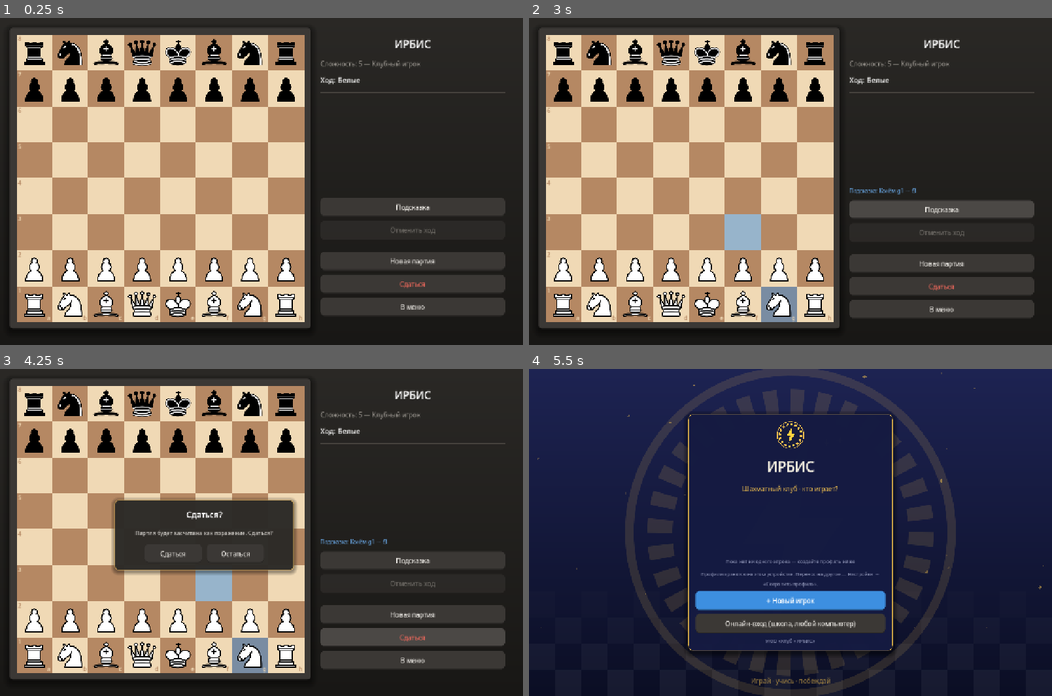
Above: before the commit, frames 1-4 (two rows, left to right).
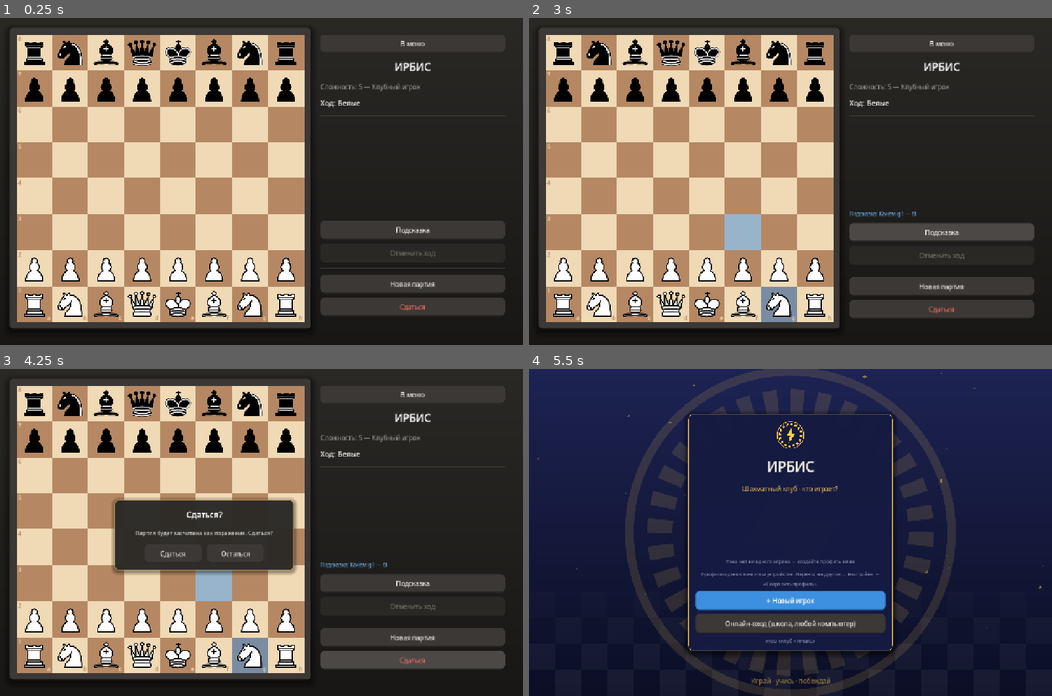
Above: after the commit, the same moments.

Repository: gish4ik1985-crypto/chess-off
Game: Godot game, scene res://scenes/Board.tscn
Same seed, same stepped clock (60 frames per second), same inputs: the game is played once before the commit and once after it. This scene is started directly instead of the project's main scene.
Inputs:
- Up to frame 1 (0.25 s): no input
- Up to frame 2 (3 s): click "В меню" at 0.5 s; click "Новая партия" at 1.25 s; click "Новая партия" at 2 s; click "Подсказка" at 2.75 s
- Up to frame 3 (4.25 s): click "Сдаться" at 3.5 s
- Up to frame 4 (5.5 s): click "Сдаться" at 4.25 s; click "В меню" at 5 s

The runs differ from the first frame. In frame 1, 3.8% of the frame differs, in the area x 61-97%, y 6-90%; in frame 2, 5.5%, in the area x 61-97%, y 6-91%; in frame 3, 3.8%; in frame 4, nothing differs.

Commit message:
Кнопки «Назад» наверх, три уровня «Что изменилось?», исправление регистрации в вебе
- «Назад» вверху: плавающая кнопка в левом верхнем углу (Настройки, Школа), первой строкой в подменю
  меню, в боковых панелях партии и задач
- «Что изменилось?»: лёгкий (найти клетку «куда»), средний (откуда и куда, фигуры скрыты 3 с),
  сложный (доска закрыта до ответа); 5 верных подряд повышают уровень сами; уровень выбирается в Школе
- Облако: ник занимается через POST (createDocument), запись карточки — через :commit; без PATCH, который
  в браузере давал «нет связи»; если у аккаунта нет ника, при входе игра предлагает его выбрать
- Тесты: TestSpotLevels, TestNav; плавающая кнопка и фон входа допущены в проверке вёрстки

Co-Authored-By: Claude Sonnet 5.5 <noreply@anthropic.com>

Diff:
--- /dev/null
+++ b/scenes/tools/TestSpotLevels.tscn
@@ -0,0 +1,6 @@
+[gd_scene load_steps=2 format=3]
+
+[ext_resource type="Script" path="res://scripts/tools/test_spot_levels.gd" id="1"]
+
+[node name="TestSpotLevels" type="Node"]
+script = ExtResource("1")
--- a/scripts/Board.gd
+++ b/scripts/Board.gd
@@ -129,8 +129,14 @@
 # "patience": свой ход разрешён только после паузы на обдумывание; ходы,
 #         сделанные не сразу, копят серию «очков мудрости», зевок сжигает её.
 var school := ""
-const SPOT_FLASH_MS := 1200 # сколько миллисекунд фигуры «исчезают» после хода ИИ
-const SPOT_TRIES := 2 # попыток угадать клетку, потом показываем ответ
+# Уровни «Что изменилось?»: 1 — фигуры исчезают на 1,2 с, нужно найти клетку, КУДА сходил соперник;
+# 2 — на 3 с, нужно показать ОТКУДА и КУДА (два клика); 3 — доска закрыта, пока не ответишь (по памяти).
+const SPOT_FLASH_MS_BY_LEVEL := {1: 1200, 2: 3000, 3: 0}
+const SPOT_TRIES := 2 # попыток на ход, потом показываем ответ
+const SPOT_LEVEL_UP_STREAK := 5 # верных ответов подряд — и уровень растёт
+var spot_level := 1
+var spot_stage := 0 # 0 — ждём клетку «откуда» (уровни 2–3) или «куда» (уровень 1); 1 — ждём «куда»
+var spot_from_pick = null # Vector2i: выбранная клетка «откуда»
 var patience_lock_ms := 10000 # пауза перед ходом (из Profile.school_patience_seconds)
 var awaiting_spot := false # ждём клик-ответ «куда сходил соперник?»
 var spot_flash_until := 0 # ms; пока не наступило — фигуры скрыты
@@ -143,6 +149,8 @@
 var wisdom_streak := 0
 
 func _ready() -> void:
+	# кнопка выхода — наверху панели: на планшете и телефоне не нужно листать вниз
+	$UI/SidePanel/Content.move_child($UI/SidePanel/Content/MenuButton, 0)
 	if not Themes.is_neon():
 		$UI/SidePanel/Content.add_theme_constant_override("separation", 10) # кнопки темы выше неоновых
 	if Global.small_screen:
@@ -261,7 +269,8 @@
 		Global.difficulty = ai.level
 		map_button.visible = false
 		if school == "spot":
-			turn_label.text = "🔍 Что изменилось? После хода соперника фигуры исчезнут — запомни и покажи, куда он сходил!"
+			spot_level = clampi(Profile.school_spot_level, 1, 3)
+			turn_label.text = _spot_intro()
 		else:
 			patience_lock_ms = clampi(Profile.school_patience_seconds, 3, 60) * 1000
 			turn_label.text = "🐢 Школа терпения: ход откроется после паузы %d с. Обдуманные ходы копят ⭐, зевок сжигает серию!" % (patience_lock_ms / 1000)
@@ -954,14 +963,32 @@
 		awaiting_spot = true
 		spot_total += 1
 		spot_tries_left = SPOT_TRIES
-		spot_flash_until = Time.get_ticks_msec() + SPOT_FLASH_MS
-		_show_speech("✨ Фигуры спрятались! Куда сходил соперник? Нажми на клетку.", true)
+		spot_stage = 0
+		spot_from_pick = null
+		spot_flash_until = Time.get_ticks_msec() + int(SPOT_FLASH_MS_BY_LEVEL[spot_level])
+		_show_speech(_spot_question(), true)
 		board_draw.queue_redraw()
 	elif school == "patience":
 		patience_unlock_ms = Time.get_ticks_msec() + patience_lock_ms
 
 func _spot_flash_active() -> bool:
-	return school == "spot" and Time.get_ticks_msec() < spot_flash_until
+	if school != "spot":
+		return false
+	if spot_level == 3 and awaiting_spot:
+		return true # «вслепую»: фигуры вернутся только после ответа
+	return Time.get_ticks_msec() < spot_flash_until
+
+func _spot_intro() -> String:
+	match spot_level:
+		1: return "🔍 Что изменилось? Фигуры на миг исчезнут — найди клетку, КУДА сходил соперник."
+		2: return "🔍 Средний уровень: после хода соперника покажи, ОТКУДА и КУДА он сходил — по очереди две клетки."
+	return "🔍 Сложный уровень: доска закрыта. Назови ход соперника по памяти — откуда и куда."
+
+func _spot_question() -> String:
+	match spot_level:
+		1: return "✨ Фигуры спрятались! Куда сходил соперник? Нажми на клетку."
+		2: return "✨ Фигуры спрятались! Сначала нажми клетку, ОТКУДА сходил соперник, потом — КУДА."
+	return "🕶 Доска закрыта! По памяти: нажми клетку, ОТКУДА сходил соперник, затем — КУДА."
 
 # Пока идёт вопрос «куда сходил соперник?», подсветку и стрелку последнего
 # хода рисовать нельзя — иначе ответ виден на доске.
@@ -989,21 +1016,52 @@
 func _spot_handle_click(sq) -> void:
 	if sq == null or engine.last_move == null:
 		return
-	if Time.get_ticks_msec() < spot_flash_until:
+	if Time.get_ticks_msec() < spot_flash_until and spot_level < 3:
 		return # фигуры ещё спрятаны — ждём конца вспышки
-	if sq == engine.last_move.to:
-		spot_hits += 1
-		awaiting_spot = false
-		_show_speech("🎯 Точно! Найдено ходов: %d из %d. Теперь твой ход." % [spot_hits, spot_total], true)
-		board_draw.queue_redraw()
+	var want = engine.last_move.to
+	var stage_name := "КУДА"
+	if spot_level >= 2 and spot_stage == 0:
+		want = engine.last_move.from
+		stage_name = "ОТКУДА"
+	if sq == want:
+		if spot_level >= 2 and spot_stage == 0:
+			spot_stage = 1
+			spot_from_pick = sq
+			_show_speech("Верно, оттуда! Теперь нажми клетку, КУДА он пошёл.", true)
+			board_draw.queue_redraw()
+			return
+		_spot_success()
 		return
 	spot_tries_left -= 1
 	if spot_tries_left > 0:
-		_show_speech("Не тут. Посмотри ещё раз — куда сходил соперник? (осталась %d попытка)" % spot_tries_left, true)
+		_show_speech("Не тут. Подумай ещё — %s сходил соперник? (осталась %d попытка)" % [stage_name, spot_tries_left], true)
 	else:
-		awaiting_spot = false
-		_show_speech("Вот его ход — смотри на стрелку! Найдено: %d из %d. Твой ход." % [spot_hits, spot_total], true)
-		board_draw.queue_redraw()
+		_spot_fail()
+
+func _spot_success() -> void:
+	spot_hits += 1
+	awaiting_spot = false
+	spot_stage = 0
+	spot_from_pick = null
+	Profile.school_spot_streak += 1
+	var txt := "🎯 Точно! Найдено ходов: %d из %d. Теперь твой ход." % [spot_hits, spot_total]
+	if Profile.school_spot_streak >= SPOT_LEVEL_UP_STREAK and spot_level < 3:
+		spot_level += 1
+		Profile.school_spot_level = spot_level
+		Profile.school_spot_streak = 0
+		txt = "🚀 %d верных подряд — уровень повышен!\n%s" % [SPOT_LEVEL_UP_STREAK, _spot_intro()]
+	Profile.request_save()
+	_show_speech(txt, true)
+	board_draw.queue_redraw()
+
+func _spot_fail() -> void:
+	awaiting_spot = false
+	spot_stage = 0
+	spot_from_pick = null
+	Profile.school_spot_streak = 0
+	Profile.request_save()
+	_show_speech("Вот его ход — смотри на стрелку! Найдено: %d из %d. Твой ход." % [spot_hits, spot_total], true)
+	board_draw.queue_redraw()
 
 # Начисление «очков мудрости» при собственном ходе в «Школе терпения».
 func _school_on_player_move() -> void:
@@ -1501,6 +1559,10 @@
 		board_draw.draw_rect(Rect2(_square_to_pixel(hint_from), Vector2(SQUARE, SQUARE)), Themes.hl_hint(), true)
 		board_draw.draw_rect(Rect2(_square_to_pixel(hint_to), Vector2(SQUARE, SQUARE)), Themes.hl_hint(), true)
 
+	# «Что изменилось?»: выбранная клетка «откуда» остаётся подсвеченной, пока ждём «куда»
+	if school == "spot" and awaiting_spot and spot_from_pick != null:
+		board_draw.draw_rect(Rect2(_square_to_pixel(spot_from_pick), Vector2(SQUARE, SQUARE)), Themes.hl_select(), true)
+
 	# selection + legal targets
 	if selected_square != null:
 		var pos = _square_to_pixel(selected_square)
@@ -1533,7 +1595,10 @@
 		board_draw.draw_string(fog_font, BOARD_ORIGIN + Vector2(60, 4 * SQUARE), "☁  ТУМАН — ходите по памяти!  ☁", HORIZONTAL_ALIGNMENT_CENTER, int(8 * SQUARE - 120), 26, Themes.ink(Color(0.85, 0.92, 1.0, 0.9)))
 	elif spot_flash:
 		var flash_font = ThemeDB.fallback_font
-		board_draw.draw_string(flash_font, BOARD_ORIGIN + Vector2(60, 4 * SQUARE), "✨  Куда сходил соперник?  ✨", HORIZONTAL_ALIGNMENT_CENTER, int(8 * SQUARE - 120), 26, Themes.ink(Color(1.0, 0.9, 0.5, 0.95)))
+		var flash_text := "✨  Куда сходил соперник?  ✨"
+		if spot_level >= 2:
+			flash_text = ("🕶  Доска закрыта: %s?  🕶" if spot_level == 3 else "✨  %s сходил соперник?  ✨") % ("КУДА" if spot_stage == 1 else "ОТКУДА")
+		board_draw.draw_string(flash_font, BOARD_ORIGIN + Vector2(60, 4 * SQUARE), flash_text, HORIZONTAL_ALIGNMENT_CENTER, int(8 * SQUARE - 120), 26, Themes.ink(Color(1.0, 0.9, 0.5, 0.95)))
 	for r in range(8):
 		for f in range(8):
 			if xray_fog or spot_flash:
--- a/scripts/Cloud.gd
+++ b/scripts/Cloud.gd
@@ -140,17 +140,24 @@
 	var res := await _auth("signUp", mail, password)
 	if not res.ok:
 		return res
-	var claim := await _http(HTTPClient.METHOD_PATCH,
-		_doc_url("nicks/" + nick_key(wanted_nick).uri_encode()) + "?currentDocument.exists=false",
-		{"fields": {"uid": _to_fs(uid)}}, true)
+	var claim := await claim_nick(wanted_nick)
 	if not claim.ok:
 		await _delete_current_account()
-		if int(claim.code) == 409 or int(claim.code) == 412:
-			return {"ok": false, "error": "Ник «%s» уже занят. Выберите другой." % wanted_nick.strip_edges()}
-		return {"ok": false, "error": _friendly(claim)}
-	nick = wanted_nick.strip_edges()
-	_save_session()
+		return claim
 	return {"ok": true, "error": ""}
+
+# Занимает ник за текущим аккаунтом. Создание документа (POST) вместо записи поверх (PATCH): так занятый
+# ник даёт 409, а в браузере не нужен метод PATCH, с которым у веб-запросов Godot бывают сбои.
+func claim_nick(wanted_nick: String) -> Dictionary:
+	var url := _doc_url("nicks") + "?documentId=" + nick_key(wanted_nick).uri_encode()
+	var r := await _http(HTTPClient.METHOD_POST, url, {"fields": {"uid": _to_fs(uid)}}, true)
+	if r.ok:
+		nick = wanted_nick.strip_edges()
+		_save_session()
+		return {"ok": true, "error": ""}
+	if int(r.code) == 409:
+		return {"ok": false, "error": "Ник «%s» уже занят. Выберите другой." % wanted_nick.strip_edges()}
+	return {"ok": false, "error": _friendly(r)}
 
 func login(mail: String, password: String) -> Dictionary:
 	if not enabled:
@@ -158,14 +165,14 @@
 	var res := await _auth("signInWithPassword", mail, password)
 	if not res.ok:
 		return res
-	# ник берём из карточки игрока; если её нет (регистрация оборвалась), подставляем часть почты
+	# ник берём из карточки игрока; если её нет (регистрация оборвалась на выборе ника), ник ещё не выбран
 	var card := await get_doc("players/" + uid)
 	if card.ok and card.found and String(card.data.get("nick", "")) != "":
 		nick = String(card.data.nick)
 	else:
-		nick = email.get_slice("@", 0).substr(0, 24)
+		nick = "" # окно входа предложит выбрать ник и завершить регистрацию
 	_save_session()
-	return {"ok": true, "error": ""}
+	return {"ok": true, "error": "", "needs_nick": nick == ""}
 
 # Письмо со ссылкой для нового пароля. Firebase отвечает «успешно» и для незарегистрированной почты
 # (чтобы нельзя было выведать, кто играет), поэтому формулировка осторожная.
@@ -285,14 +292,17 @@
 func _doc_url(path: String) -> String:
 	return "https://firestore.googleapis.com/v1/projects/%s/databases/(default)/documents/%s" % [_project, path]
 
-# Записывает (заменяет) документ path полями data. Возвращает {ok, error}.
+# Записывает (заменяет) документ path полями data. Идёт через :commit (POST): так же работает и в
+# браузере, где метод PATCH у запросов Godot ненадёжен. Возвращает {ok, error}.
 func set_doc(path: String, data: Dictionary) -> Dictionary:
 	if not await _ensure_token():
 		return {"ok": false, "error": "Нет входа в облако."}
 	var fields := {}
 	for k in data:
 		fields[k] = _to_fs(data[k])
-	var r := await _http(HTTPClient.METHOD_PATCH, _doc_url(path), {"fields": fields}, true)
+	var root := "projects/%s/databases/(default)/documents/" % _project
+	var url := "https://firestore.googleapis.com/v1/projects/%s/databases/(default)/documents:commit" % _project
+	var r := await _http(HTTPClient.METHOD_POST, url, {"writes": [{"update": {"name": root + path, "fields": fields}}]}, true)
 	return {"ok": r.ok, "error": "" if r.ok else _friendly(r)}
 
 # Читает документ. Возвращает {ok, found, data, error}.
--- a/scripts/Global.gd
+++ b/scripts/Global.gd
@@ -130,6 +130,19 @@
 		if scene == MENU_SCENE:
 			menu_panel = String(t.panel)
 	get_tree().change_scene_to_file(scene)
+
+# Кнопка «← Назад» в левом верхнем углу экрана — всегда на виду, даже если страница длинная и
+# прокручена. Для экранов, где кнопка раньше лежала внизу списка (Настройки, Школа).
+func add_floating_back(screen: Control, on_press: Callable) -> Button:
+	var b := Button.new()
+	b.name = "BackButton" # по Esc нажимается так же, как обычная «Назад»
+	b.text = "← Назад"
+	b.custom_minimum_size = Vector2(140, 48)
+	b.position = Vector2(16, 12)
+	b.z_index = 60
+	b.pressed.connect(on_press)
+	screen.add_child(b)
+	return b
 
 # Откуда пришли ("" — из главного экрана или неизвестно).
 func came_from() -> String:
--- a/scripts/Login.gd
+++ b/scripts/Login.gd
@@ -201,6 +201,7 @@
 		(n as Label).set_meta("brand", true)
 		(n as Label).add_theme_color_override("font_color", Color("#9DA3C4"))
 	_backdrop = Control.new()
+	_backdrop.name = "Backdrop"
 	_backdrop.set_anchors_preset(Control.PRESET_FULL_RECT)
 	_backdrop.mouse_filter = Control.MOUSE_FILTER_IGNORE
 	_backdrop.set_meta("themed", true)
@@ -375,6 +376,7 @@
 	btn_forgot.custom_minimum_size = Vector2(0, 40)
 	box.add_child(btn_forgot)
 	var buttons := [btn_login, btn_reg, btn_forgot]
+	var state := {"needs_nick": false}
 
 	var busy := func(on: bool):
 		for b in buttons:
@@ -395,9 +397,32 @@
 			status.text = String(res.error)
 			busy.call(false)
 			return
+		if res.get("needs_nick", false):
+			# аккаунт есть, но регистрация оборвалась до выбора ника: просим выбрать ник и завершаем
+			state.needs_nick = true
+			reg_box.visible = true
+			btn_login.visible = false
+			btn_reg.text = "Сохранить ник"
+			busy.call(false)
+			status.text = "Аккаунт найден. Осталось придумать ник — он будет виден всем в школе."
+			nick_edit.grab_focus()
+			return
 		await _finish_online_login(Cloud.nick, false, "", status)
 
 	var do_register := func():
+		if state.needs_nick:
+			if not Cloud.valid_nick(nick_edit.text):
+				status.text = "Ник — от 2 до 24 символов."
+				return
+			busy.call(true)
+			status.text = "Сохраняю ник…"
+			var claim: Dictionary = await Cloud.claim_nick(nick_edit.text)
+			if not claim.ok:
+				status.text = String(claim.error)
+				busy.call(false)
+				return
+			await _finish_online_login(Cloud.nick, true, AGE_GROUPS[ages.selected][0], status)
+			return
 		if not reg_box.visible:
 			# первое нажатие открывает поля ника; второе — создаёт аккаунт
 			reg_box.visible = true
--- a/scripts/Menu.gd
+++ b/scripts/Menu.gd
@@ -126,6 +126,13 @@
 	main_vb.move_child(train_b, main_vb.get_child_count() - 1)
 	main_vb.move_child(tourney_b, main_vb.get_child_count() - 1)
 	main_vb.move_child($ContentCenter/MainPanel/VBox/QuitButton, main_vb.get_child_count() - 1)
+
+	# «Назад» — первой строкой подменю, а не в самом низу
+	for panel in [play_panel, train_panel, tourney_panel]:
+		var vb := panel.get_child(0) as VBoxContainer
+		var back_b: Button = vb.get_node("BackButton")
+		vb.move_child(back_b, 0)
+		back_b.custom_minimum_size.y = 44
 
 	# «Играть»
 	$ContentCenter/PlayPanel/VBox/FriendlyButton.text = "Сыграть с ботом — выбрать соперника"
--- a/scripts/Profile.gd
+++ b/scripts/Profile.gd
@@ -321,6 +321,8 @@
 	bot_games = {}
 	historic_games_viewed = {}
 	school_spot_record = 0
+	school_spot_level = 1
+	school_spot_streak = 0
 	school_wisdom_record = 0
 	school_patience_seconds = 10
 	daily_history = {}
@@ -675,6 +677,8 @@
 # Лучшие результаты за одну партию: найдено ходов соперника («Что
 # изменилось?») и очков мудрости («Школа терпения»).
 var school_spot_record := 0
+var school_spot_level := 1 # «Что изменилось?»: 1 лёгкий, 2 средний (откуда и куда), 3 сложный (доска закрыта)
+var school_spot_streak := 0 # верных ответов подряд на текущем уровне: 5 — уровень растёт
 var school_wisdom_record := 0
 var school_patience_seconds := 10 # длительность паузы в «Школе терпения»: 5 / 10 / 15
 
@@ -1571,6 +1575,8 @@
 	cfg.set_value("tourney", "bot_games", bot_games)
 	cfg.set_value("historic_games", "viewed", historic_games_viewed)
 	cfg.set_value("school", "spot_record", school_spot_record)
+	cfg.set_value("school", "spot_level", school_spot_level)
+	cfg.set_value("school", "spot_streak", school_spot_streak)
 	cfg.set_value("school", "wisdom_record", school_wisdom_record)
 	cfg.set_value("school", "patience_seconds", school_patience_seconds)
 	cfg.set_value("history", "daily", daily_history)
@@ -1675,6 +1681,8 @@
 	bot_games = cfg.get_value("tourney", "bot_games", {})
 	historic_games_viewed = cfg.get_value("historic_games", "viewed", {})
 	school_spot_record = cfg.get_value("school", "spot_record", 0)
+	school_spot_level = clampi(int(cfg.get_value("school", "spot_level", 1)), 1, 3)
+	school_spot_streak = int(cfg.get_value("school", "spot_streak", 0))
 	school_wisdom_record = cfg.get_value("school", "wisdom_record", 0)
 	school_patience_seconds = cfg.get_value("school", "patience_seconds", 10)
 	daily_history = cfg.get_value("history", "daily", {})
--- a/scripts/Puzzle.gd
+++ b/scripts/Puzzle.gd
@@ -64,6 +64,10 @@
 var drag_pos := Vector2.ZERO
 
 func _ready() -> void:
+	# кнопки выхода — наверху панели, а не в самом низу
+	var content: VBoxContainer = $UI/SidePanel/Content
+	content.move_child($UI/SidePanel/Content/MenuButton, 0)
+	content.move_child($UI/SidePanel/Content/HubButton, 0)
 	var origin := _origin_scene()
 	if origin != "":
 		$UI/SidePanel/Content/HubButton.text = "← К карте" if origin.ends_with("/Map.tscn") else "← К дороге"
--- a/scripts/School.gd
+++ b/scripts/School.gd
@@ -16,10 +16,13 @@
 
 func _ready() -> void:
 	Global.school_mode = "" # safety: никакого залипшего флага
+	$Center/VBox/MenuButton.visible = false
+	Global.add_floating_back(self, _on_menu_pressed)
 	var spot_rec = ""
 	if Profile.school_spot_record > 0:
 		spot_rec = " · рекорд: %d" % Profile.school_spot_record
-	spot_hint.text = "После хода соперника фигуры на миг исчезают, и надо показать, куда он сходил. Учит ЗАМЕЧАТЬ чужие ходы.%s" % spot_rec
+	_build_spot_levels()
+	_update_spot_hint(spot_rec)
 	var wis_rec = ""
 	if Profile.school_wisdom_record > 0:
 		wis_rec = " · рекорд: ⭐%d" % Profile.school_wisdom_record
@@ -31,6 +34,49 @@
 		var b: Button = pause_buttons[secs]
 		b.button_pressed = secs == Profile.school_patience_seconds
 		b.pressed.connect(_on_pause_chosen.bind(secs))
+
+# Выбор уровня «Что изменилось?»: лёгкий / средний / сложный (растёт сам после серии верных ответов).
+const SPOT_LEVEL_NAMES := {1: "Лёгкий", 2: "Средний", 3: "Сложный"}
+var spot_level_buttons: Dictionary = {}
+
+func _build_spot_levels() -> void:
+	var vbox: VBoxContainer = $Center/VBox
+	var row := HBoxContainer.new()
+	row.add_theme_constant_override("separation", 8)
+	var lab := Label.new()
+	lab.text = "Уровень:"
+	lab.add_theme_font_size_override("font_size", 13)
+	row.add_child(lab)
+	for lvl in SPOT_LEVEL_NAMES:
+		var b := Button.new()
+		b.text = SPOT_LEVEL_NAMES[lvl]
+		b.toggle_mode = true
+		b.custom_minimum_size = Vector2(110, 44)
+		b.button_pressed = lvl == Profile.school_spot_level
+		b.pressed.connect(_on_spot_level_chosen.bind(lvl))
+		row.add_child(b)
+		spot_level_buttons[lvl] = b
+	vbox.add_child(row)
+	vbox.move_child(row, spot_hint.get_index() + 1)
+
+func _on_spot_level_chosen(lvl: int) -> void:
+	Profile.school_spot_level = lvl
+	Profile.school_spot_streak = 0
+	Profile.save_profile()
+	for l in spot_level_buttons:
+		spot_level_buttons[l].button_pressed = l == lvl
+	var rec := ""
+	if Profile.school_spot_record > 0:
+		rec = " · рекорд: %d" % Profile.school_spot_record
+	_update_spot_hint(rec)
+
+func _update_spot_hint(rec: String) -> void:
+	var by_level := {
+		1: "Фигуры на секунду исчезают — найди клетку, КУДА сходил соперник.",
+		2: "Фигуры спрятаны на 3 секунды — покажи, ОТКУДА и КУДА он сходил (две клетки).",
+		3: "Доска закрыта, пока не ответишь: назови ход соперника по памяти — откуда и куда.",
+	}
+	spot_hint.text = "%s Учит ЗАМЕЧАТЬ и ПОМНИТЬ чужие ходы. %d верных подряд — уровень растёт сам.%s" % [by_level[Profile.school_spot_level], 5, rec]
 
 func _on_pause_chosen(secs: int) -> void:
 	Profile.school_patience_seconds = secs
--- a/scripts/Settings.gd
+++ b/scripts/Settings.gd
@@ -16,6 +16,10 @@
 const RESOLUTION_NAMES := ["1024 × 640", "1280 × 800 (по умолчанию)", "1366 × 768", "1600 × 900", "1920 × 1080"]
 
 func _ready() -> void:
+	# «Назад» вверху слева, а не в конце длинного списка настроек
+	var old_back: Button = $ContentCenter/InnerCenter/CenterPanel/VBox/BackButton
+	old_back.visible = false
+	Global.add_floating_back(self, _on_back_pressed)
 	_preview_fx = SoundFX.new()
 	add_child(_preview_fx)
 	for name in RESOLUTION_NAMES:
--- a/scripts/tools/audit_ui.gd
+++ b/scripts/tools/audit_ui.gd
@@ -31,6 +31,8 @@
 const MODAL_OVERLAYS := [
 	"UI/GameOverPanel", "UI/LeavePanel", "UI/PromoPanel", "UI/NudgePanel",
 	"UI/SpeechPanel", "UI/DetailPanel",
+	"BackButton", # плавающая «← Назад» в углу экрана (Настройки, Школа) — по замыслу поверх содержимого
+	"Backdrop", # фирменный фон экрана входа лежит под карточкой
 ]
 
 func _is_modal(path: String) -> bool:
--- a/scripts/tools/net_probe.gd
+++ b/scripts/tools/net_probe.gd
@@ -7,5 +7,14 @@
 func _ready() -> void:
 	var url := "https://identitytoolkit.googleapis.com/v1/accounts:lookup?key=" + Cloud._api_key
 	var r: Dictionary = await Cloud._http(HTTPClient.METHOD_POST, url, {"idToken": "x"})
-	print("cloud.enabled=", Cloud.enabled, " code=", r.code, " net=", r.net, " ", String(r.data.get("error", {}).get("message", "")))
+	print("lookup: code=", r.code, " net=", r.net, " ", String(r.data.get("error", {}).get("message", "")))
+	# те же формы запросов, что у занятия ника и записи карточки, но с чужим токеном: ждём 401, а не сбой сети
+	Cloud._id_token = "x"
+	Cloud._expires_at = 1.0e12
+	Cloud.signed_in = true
+	var c: Dictionary = await Cloud.claim_nick("zz-probe-nick")
+	print("claim_nick: ", c.error)
+	var w: Dictionary = await Cloud.set_doc("players/zz-probe", {"nick": "x"})
+	print("set_doc: ", w.error)
+	Cloud.signed_in = false
 	get_tree().quit()
--- /dev/null
+++ b/scripts/tools/test_spot_levels.gd
@@ -0,0 +1,87 @@
+extends Node
+
+# «Что изменилось?» (Школа): три уровня. Проверяем правила ответов на настоящей доске:
+# лёгкий — одна клетка «куда»; средний и сложный — «откуда», потом «куда»; доска закрыта на сложном
+# до ответа; серия из 5 верных повышает уровень, промах серию сбрасывает.
+# Запуск: scenes/tools/TestSpotLevels.tscn
+
+var fails := 0
+
+func check(name: String, ok: bool, info: String = "") -> void:
+	print(("OK   " if ok else "FAIL ") + name + (" " + info if info != "" else ""))
+	if not ok:
+		fails += 1
+
+func _enter() -> Node:
+	var inst: Node = load("res://scenes/Board.tscn").instantiate()
+	get_tree().root.add_child(inst)
+	get_tree().current_scene = inst
+	for i in 3:
+		await get_tree().process_frame
+	return inst
+
+# Подставляет ход соперника (чёрные e7-e5) и открывает вопрос, как после настоящего хода ИИ.
+func _ask(b: Node) -> void:
+	b.engine.setup_start_position()
+	b.engine.apply_move({"from": Vector2i(4, 1), "to": Vector2i(4, 3)})
+	b.engine.side_to_move = "w"
+	b._school_after_ai_move()
+	b.spot_flash_until = 0 # вспышка уже прошла
+
+func _run_level(level: int) -> void:
+	Profile.school_spot_level = level
+	Profile.school_spot_streak = 0
+	Global.school_mode = "spot"
+	Global.player_color = "w"
+	var b := await _enter()
+	check("уровень %d: режим стартует с нужным уровнем" % level, b.spot_level == level)
+	_ask(b)
+	check("уровень %d: вопрос открыт" % level, b.awaiting_spot)
+	if level == 3:
+		check("сложный: доска закрыта, пока не ответишь", b._spot_flash_active())
+	var last = b.engine.last_move
+	if level == 1:
+		b._spot_handle_click(last.to)
+		check("лёгкий: верная клетка «куда» засчитана", b.spot_hits == 1 and not b.awaiting_spot)
+	else:
+		b._spot_handle_click(last.to)
+		check("уровень %d: сначала нужна клетка «откуда» — «куда» не засчитывается" % level, b.awaiting_spot and b.spot_hits == 0 and b.spot_stage == 0)
+		b._spot_handle_click(last.from)
+		check("уровень %d: «откуда» принято, ждём «куда»" % level, b.awaiting_spot and b.spot_stage == 1)
+		b._spot_handle_click(last.to)
+		check("уровень %d: «откуда» и «куда» верно — ход засчитан" % level, b.spot_hits == 1 and not b.awaiting_spot)
+		if level == 3:
+			check("сложный: после ответа фигуры вернулись", not b._spot_flash_active())
+	# две ошибки подряд — ответ показан, серия сброшена
+	Profile.school_spot_streak = 3
+	_ask(b)
+	var wrong := Vector2i(0, 0) if b.engine.last_move.to != Vector2i(0, 0) and b.engine.last_move.from != Vector2i(0, 0) else Vector2i(7, 7)
+	var want_first: Vector2i = b.engine.last_move.to if level == 1 else b.engine.last_move.from
+	if wrong == want_first:
+		wrong = Vector2i(6, 6)
+	b._spot_handle_click(wrong)
+	b._spot_handle_click(wrong)
+	check("уровень %d: две ошибки — ответ показан, серия сброшена" % level, not b.awaiting_spot and Profile.school_spot_streak == 0)
+	b.queue_free()
+	await get_tree().process_frame
+
+func _ready() -> void:
+	await get_tree().process_frame
+	await get_tree().process_frame
+	Profile.switch_user("ШколаТест", false)
+	for lvl in [1, 2, 3]:
+		await _run_level(lvl)
+	# 5 верных подряд на лёгком — повышение до среднего
+	Profile.school_spot_level = 1
+	Profile.school_spot_streak = 0
+	Global.school_mode = "spot"
+	var b := await _enter()
+	for i in 5:
+		_ask(b)
+		b._spot_handle_click(b.engine.last_move.to)
+	check("5 верных подряд повысили уровень до среднего", b.spot_level == 2 and Profile.school_spot_level == 2)
+	b.queue_free()
+	Global.school_mode = ""
+	Profile.delete_user("ШколаТест")
+	print("=== ИТОГО ошибок: %d ===" % fails)
+	get_tree().quit(1 if fails > 0 else 0)
Not shown, added: scripts/tools/test_spot_levels.gd.uid
Not shown, changed: docs/index.pck
Not shown, changed: firebase/setup.md
Not shown, changed: run_tests.ps1
